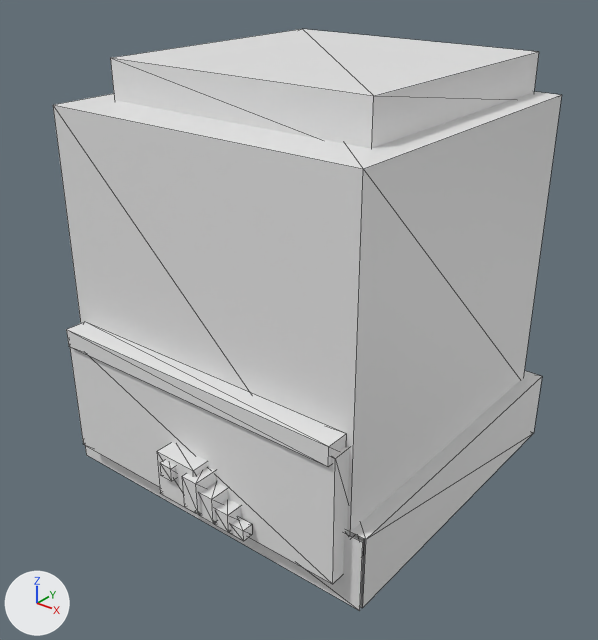
The OBJ model tools/armor_src/models/entity/orderly/helm_head.obj, before and after one commit.
Before and after are seen from a 50 mm lens placed at (0.791, -1.002, 2.302), pointed at (0.019, -0.036, 1.703). Arrows for +X, +Y and +Z are at lower left; the lights stay in place. The first picture is the older version. Mesh edges are drawn as thin lines. Where no turn or scale is listed for an object, it has been applied to the vertices.

The first picture shows 'helm_head'.
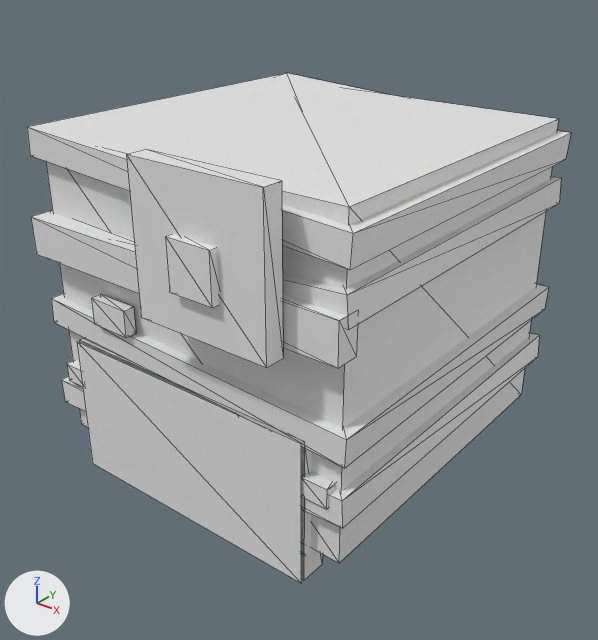
What changed in the scene script:
```text
Change me_helm_head:
    used by ob_helm_head; location = (0.0, 0.0, 0.0)
    remove me_helm_head.from_pydata(...)  # 100 vertices, 144 faces; spans x -0.306..0.306, y -0.322..0.325, z 1.413..2.112
    add me_helm_head.from_pydata(...)  # 100 vertices, 144 faces; spans x -0.299..0.299, y -0.353..0.316, z 1.45..2.037
    me_helm_head part 1: the loose piece of 8 vertices spanning x 0.025..0.054, y -0.322..-0.266, z 1.499..1.555 is scaled about its middle by (1.5, 2.89, 0.556), then moved by (-0.289, 0.081, 0.089)
    me_helm_head part 2: the loose piece of 8 vertices spanning x 0.049..0.079, y -0.316..-0.272, z 1.491..1.535 is scaled about its middle by (1.5, 3.7, 0.712), then moved by (0.186, 0.081, 0.103)
    me_helm_head part 3: the loose piece of 8 vertices spanning x 0.074..0.104, y -0.309..-0.278, z 1.483..1.515 is scaled about its middle by (20.1, 1.19, 1.98), then moved by (-0.089, 0.006, 0.358)
    me_helm_head part 4: the loose piece of 8 vertices spanning x 0.099..0.128, y -0.303..-0.284, z 1.475..1.494 is scaled about its middle by (7.69, 1.63, 11.8), then moved by (-0.014, -0.031, 0.44)
    me_helm_head part 5: the loose piece of 8 vertices spanning x -0.024..0.001, y -0.322..-0.303, z 1.535..1.557 is scaled about its middle by (3.03, 1, 3.33), then moved by (0.111, -0.031, 0.367)
    me_helm_head part 6: the loose piece of 8 vertices spanning x -0.024..0.001, y -0.284..-0.266, z 1.535..1.557 is scaled about its middle by (3.03, 1, 1.94), then moved by (-0.126, -0.016, 0.213)
    me_helm_head part 7: 52 of 100 vertices moved; they spanned x -0.306..0.306, y -0.312..0.325, z 1.413..2.112 and now span x -0.299..0.299, y -0.297..0.316, z 1.45..2.023; mean shift (0.0, 0.07, 0.063); largest move (0.269, -0.25, 1.694) -> (0.293, 0.316, 1.914)
```

Where the change shows, as pixel boxes (x1, y1, x2, y2) in the pictures (598 x 640 px; the box of a moved part takes in the faces that stretch with it):
'helm_head', reshaped (7% wider, 12% shorter): before (53, 29, 562, 611); after (27, 73, 571, 583)
part 1 of me_helm_head, moved or reshaped: before (182, 467, 216, 514); after (67, 360, 83, 387)
part 2 of me_helm_head, moved or reshaped: before (199, 482, 228, 523); after (301, 471, 336, 509)
part 3 of me_helm_head, moved or reshaped: before (214, 499, 241, 532); after (31, 211, 358, 368)
part 4 of me_helm_head, moved or reshaped: before (229, 517, 252, 541); after (126, 149, 283, 368)
part 5 of me_helm_head, moved or reshaped: before (160, 460, 176, 481); after (165, 234, 219, 308)
part 6 of me_helm_head, moved or reshaped (not visible before): after (91, 294, 136, 338)
part 7 of me_helm_head, moved or reshaped: before (53, 29, 562, 611); after (27, 73, 571, 583)
